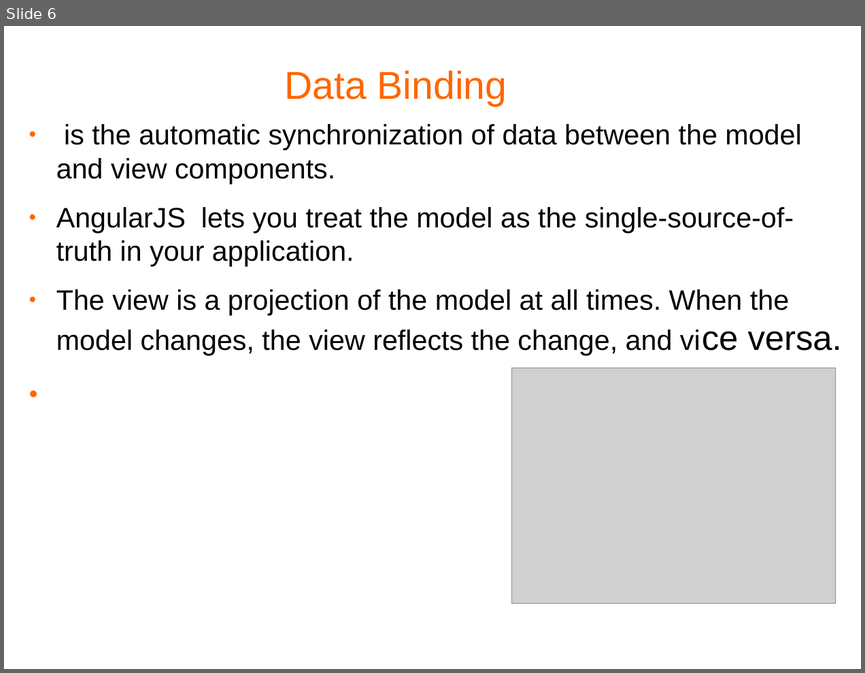
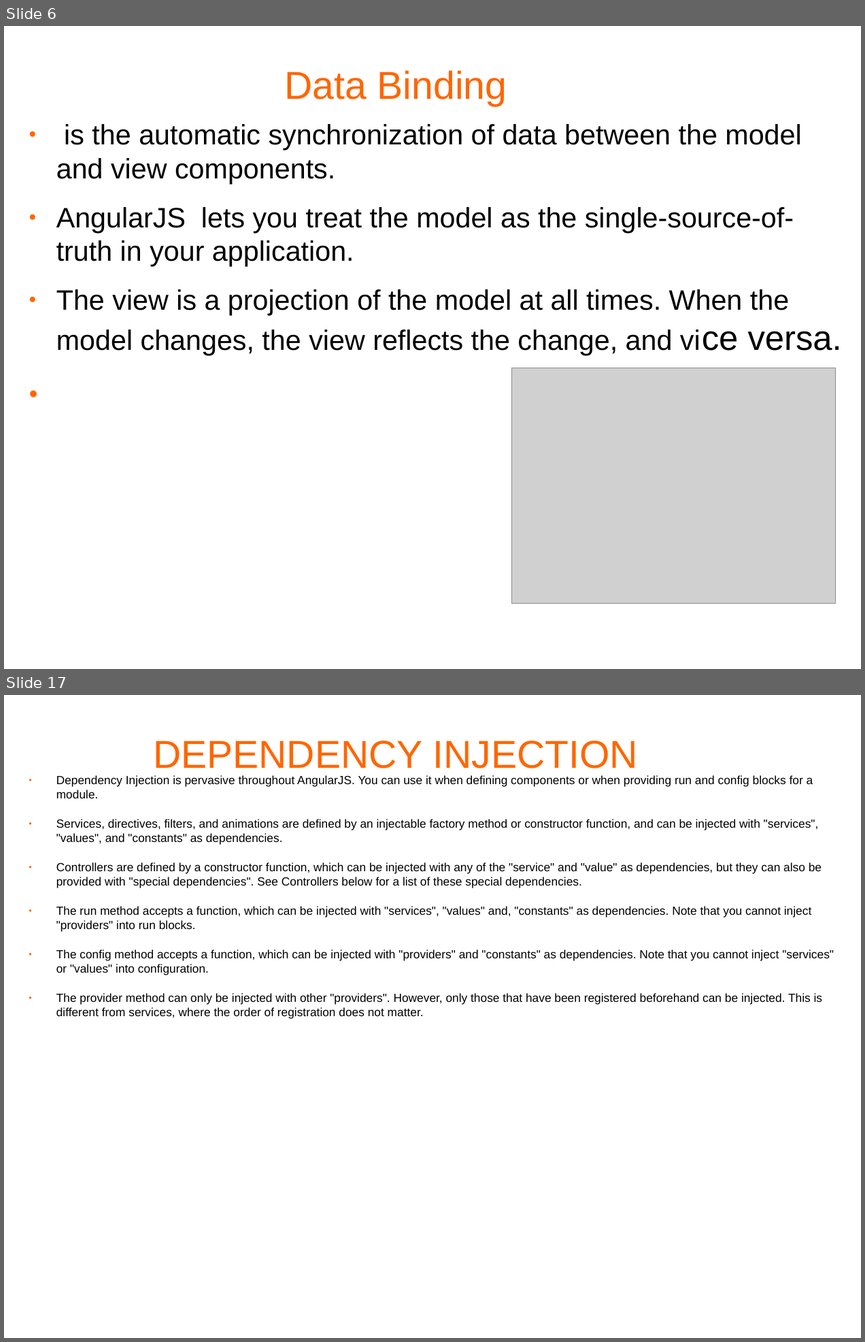
Before and after one commit to mphobwcodes/AngularJSExamples, a slide deck: RealAngularSite/AngularJS.pptx. Shown one above the other, each under a label of ours: slide 6 before the commit, slides 6 and 17 after it; the slides between them are not shown. The pictures are 865x673 and 865x1342 pixels, drawn with LibreOffice and Linux fonts; fonts in the diff are those of the drawing; grey boxes stand for pictures; background and template pictures are left out. Boxes give left, top, right and bottom in pixels: in the first picture for what was removed or moved away, otherwise in the second. Text is boxed around its words. In the diff, an @@ line names an element or a change of style, - is before the commit and + after.

```diff
--- a/RealAngularSite/AngularJS.pptx
+++ b/RealAngularSite/AngularJS.pptx
@@ slide 17 added at bbox=[4, 695, 861, 1338], background #FFFFFF @@
@@ text added at bbox=[153, 741, 638, 768], 36 pt, text #FF6600 @@
+DEPENDENCY INJECTION
@@ text added at bbox=[56, 775, 834, 1019], 10.9 pt, text #000000 @@
+● Dependency Injection is pervasive throughout AngularJS. You can use it when defining components or when providing run and config blocks for a module.
+● Services, directives, filters, and animations are defined by an injectable factory method or constructor function, and can be injected with "services", "values", and "constants" as dependencies.
+● Controllers are defined by a constructor function, which can be injected with any of the "service" and "value" as dependencies, but they can also be provided with "special dependencies". See Controllers below for a list of these special dependencies.
+● The run method accepts a function, which can be injected with "services", "values" and, "constants" as dependencies. Note that you cannot inject "providers" into run blocks.
+● The config method accepts a function, which can be injected with "providers" and "constants" as dependencies. Note that you cannot inject "services" or "values" into configuration.
+● The provider method can only be injected with other "providers". However, only those that have been registered beforehand can be injected. This is different from services, where the order of registration does not matter.
```
Also in this commit, not shown: 2 slides changed, 9 other slides added, 2 slides removed, 4 other files.
